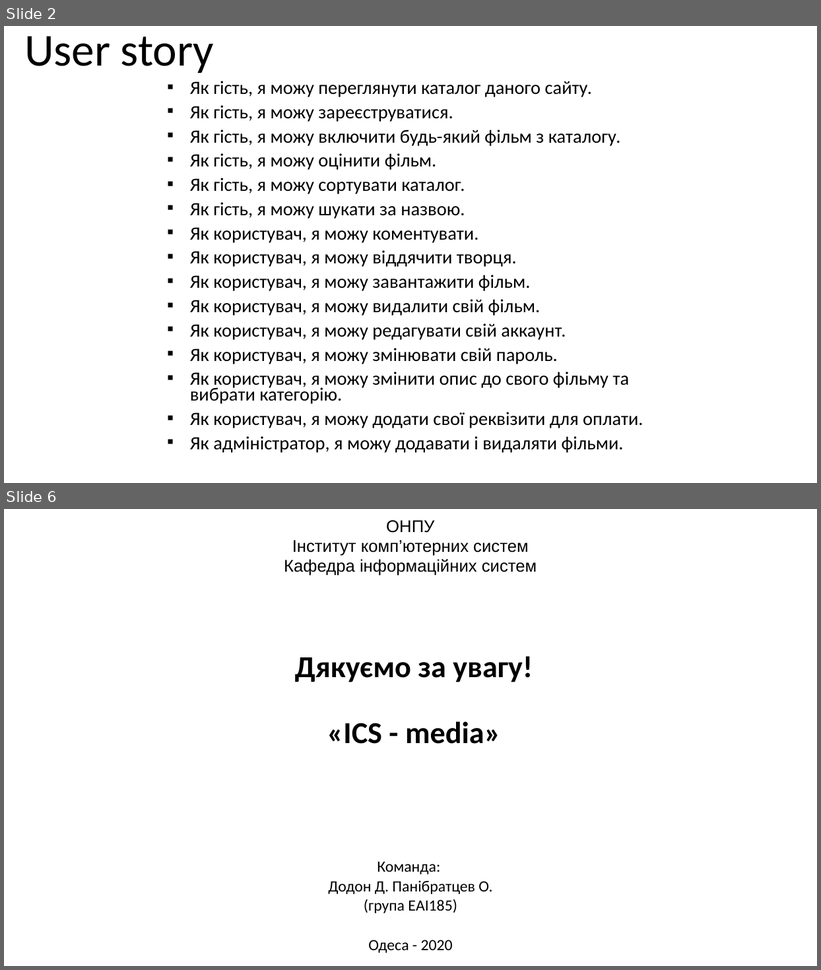
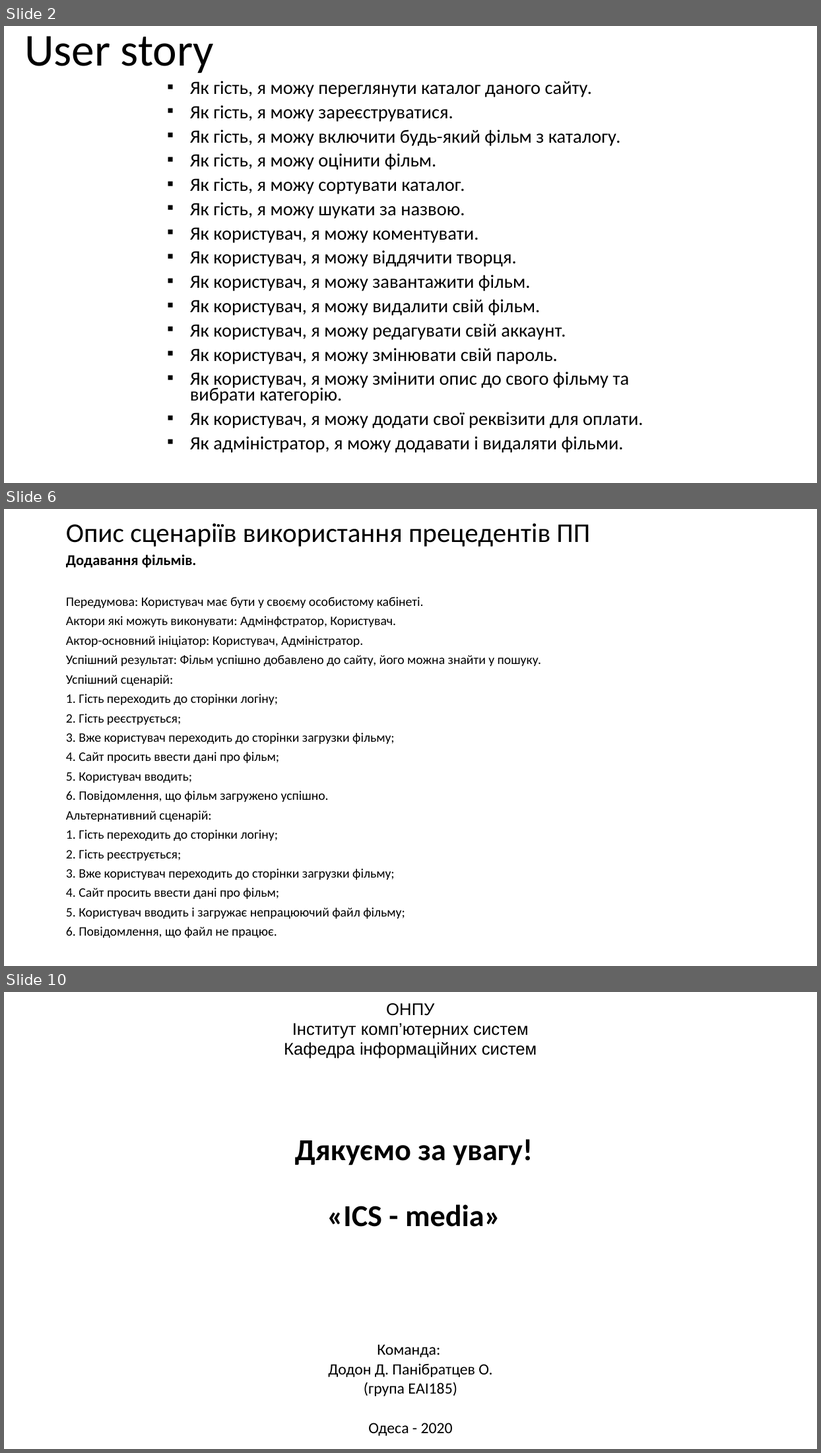
Before and after one commit to elxaz/kursa4AI, a slide deck: pract 2.pptx. Shown one above the other, each under a label of ours: slides 2 and 6 before the commit, slides 2, 6 and 10 after it; the slides between them are not shown. The pictures are 821x970 and 821x1453 pixels, drawn with LibreOffice and Linux fonts; fonts in the diff are those of the drawing. Boxes give left, top, right and bottom in pixels: in the first picture for what was removed or moved away, otherwise in the second. Text is boxed around its words. In the diff, an @@ line names an element or a change of style, - is before the commit and + after.

```diff
--- a/pract 2.pptx
+++ b/pract 2.pptx
@@ slide 6 added at (x1=4, y1=509, x2=817, y2=966), background #FFFFFF @@
@@ title added at (x1=66, y1=523, x2=590, y2=547), 32 pt, text #000000 @@
+Опис сценаріїв використання прецедентів ПП
@@ text added at (x1=66, y1=555, x2=541, y2=939), 15.4 pt, text #000000 @@
+Додавання фільмів.
+Передумова: Користувач має бути у своєму особистому кабінеті.
+Актори які можуть виконувати: Адмінфстратор, Користувач.
+Актор-основний ініціатор: Користувач, Адміністратор.
+Успішний результат: Фільм успішно добавлено до сайту, його можна знайти у пошуку.
+Успішний сценарій:
+1. Гість переходить до сторінки логіну;
+2. Гість реєструється;
+3. Вже користувач переходить до сторінки загрузки фільму;
+4. Сайт просить ввести дані про фільм;
+5. Користувач вводить;
+6. Повідомлення, що фільм загружено успішно.
+Альтернативний сценарій:
+1. Гість переходить до сторінки логіну;
+2. Гість реєструється;
+3. Вже користувач переходить до сторінки загрузки фільму;
+4. Сайт просить ввести дані про фільм;
+5. Користувач вводить і загружає непрацюючий файл фільму;
+6. Повідомлення, що файл не працює.
@@ what was slide 6 is now slide 10 @@
```
Also in this commit, not shown: 2 slides changed, 4 other slides added, 1 slide removed.
